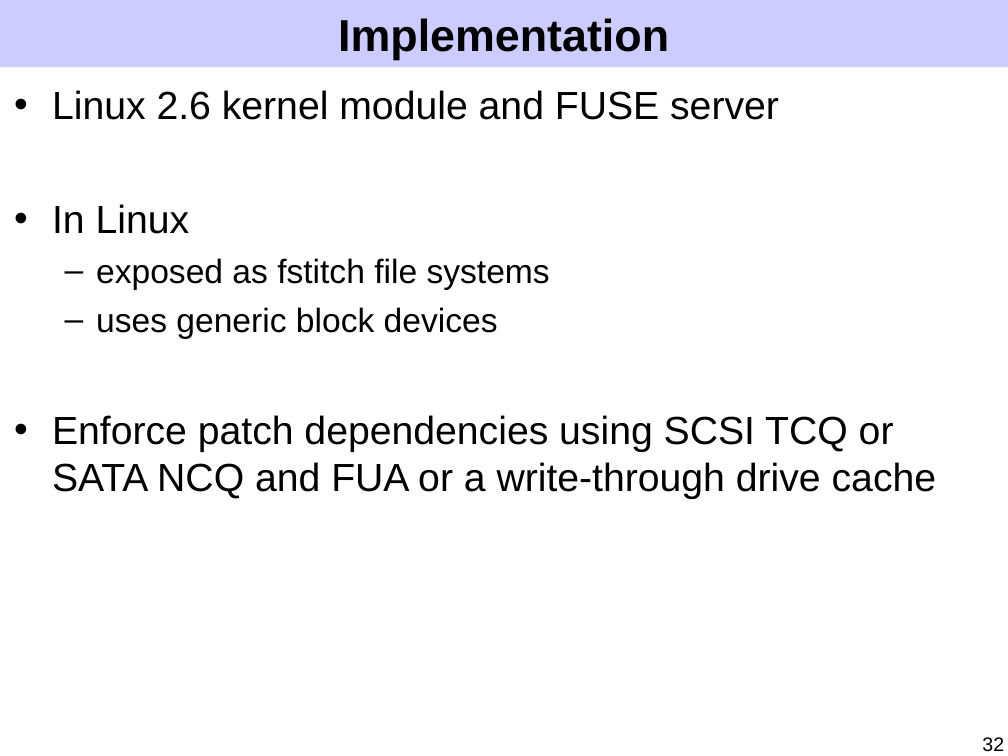
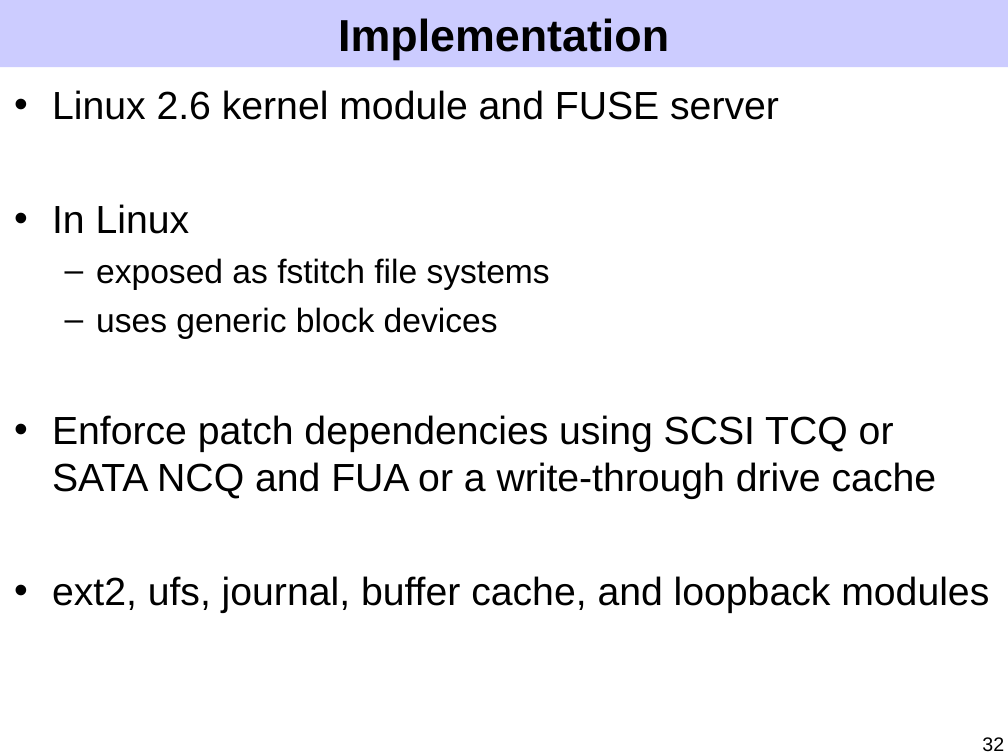
Before and after one commit to ucla-readable/fstitch-doc, a slide deck: slide 32 of sosp/pres.ppt. Drawn at 1008x756 pixels with LibreOffice and Linux fonts; fonts in the diff are those of the drawing. Boxes give left, top, right and bottom in pixels: in the first picture for what was removed or moved away, otherwise in the second. Text is boxed around its words. In the diff, an @@ line names an element or a change of style, - is before the commit and + after.

```diff
--- a/sosp/pres.ppt
+++ b/sosp/pres.ppt
@@ text at <box>52,576,989,613</box>: paragraph added @@
+• ext2, ufs, journal, buffer cache, and loopback modules
```
Also in this commit, not shown: 14 other slides changed.
